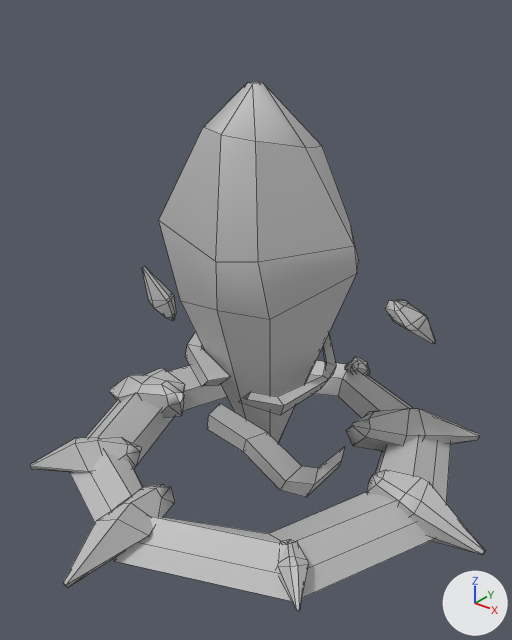
The FBX model Sector XII/Assets/Magicide/Meshes/Blockouts/NAT_Blockout_Crystal.fbx as it was, and as the next commit left it.
One viewpoint serves both versions: a camera (50 mm lens) standing at (8.56, -10.94, 10.26) and looking at (0.23, -0.53, 3.81). Arrows for +X, +Y and +Z are at lower right; the lights stay in place. Mesh edges are drawn as thin lines. Where no turn or scale is listed for an object, it has been applied to the vertices.

The first picture shows 'NAT_Crystal'.
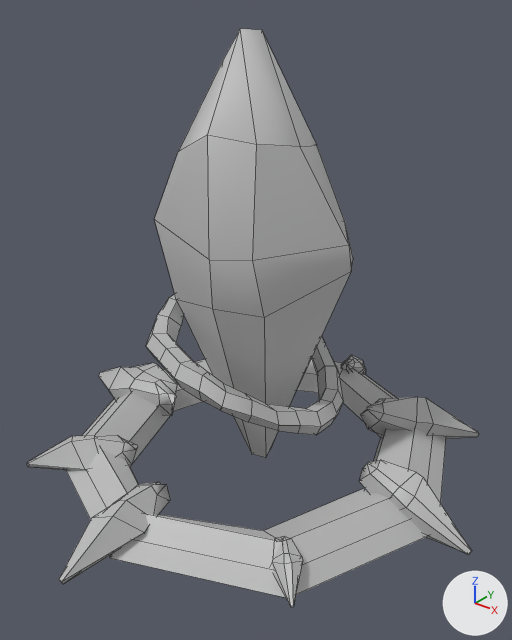
Commit message: added crystal mesh touch up

The change in detail:
Material 'lambert1' (mat_lambert1) is new.
Its base color is (0.5, 0.5, 0.5) (grey #bcbcbc).
me_mesh is used by ob_nat_crystal; location (0.0, 0.0, 0.0).
me_mesh had 455 vertices, 470 faces and spanned x -5.36..5.53, y -5.52..4.79, z -0.34..8.46.
me_mesh now has 508 vertices, 524 faces and spans x -5.78..5.28, y -5.52..4.79, z -0.24..9.35.
me_mesh part 1: the loose piece of 32 vertices spanning x -0.82..0.42, y -5.52..-2.98, z -0.05..1.03 is moved by (-0.13, 0.0, -0.05).
me_mesh part 2: the loose piece of 32 vertices spanning x -0.22..0.49, y 3.46..4.79, z 0.04..0.96 is moved by (-0.13, 0.0, -0.05).
me_mesh part 3: the loose piece of 32 vertices spanning x -3.87..-1.61, y -3.82..-2.11, z -0.07..0.94 is moved by (-0.13, 0.0, -0.05).
me_mesh part 4: the loose piece of 40 vertices spanning x -4.61..4.65, y -4.63..4.63, z -0.01..0.74 is moved by (-0.13, 0.0, -0.05).
me_mesh part 5: the loose piece of 32 vertices spanning x 2.85..5.53, y -0.4..0.45, z -0.08..1.04 is turned 8.4 degrees about the y axis through its middle, then moved by (-0.21, 0.0, -0.01).
me_mesh part 6: the loose piece of 32 vertices spanning x 1.57..3.84, y 1.1..3.77, z -0.27..1.31 is scaled about its middle by (1, 0.731, 1), then moved by (-0.02, 0.33, 0.03).
me_mesh part 7: the loose piece of 32 vertices spanning x 2.55..3.54, y -3.5..-2.51, z 0.15..0.77 is moved by (-0.13, 0.0, -0.05).
me_mesh part 8: the loose piece of 32 vertices spanning x -5.36..-2.15, y -1.07..0.35, z -0.34..1.09 is turned 9.3 degrees about the y axis through its middle, then moved by (-0.34, 0.0, 0.05).
me_mesh part 9: the loose piece of 32 vertices spanning x -2.04..2.04, y -1.86..1.9, z -0.02..8.46 is rebuilt with 32 vertices and now spans x -2.17..1.91, y -1.9..1.9, z -0.07..9.35.
me_mesh part 10: the loose piece of 24 vertices spanning x -1.95..0.69, y -1.68..1.98, z 2.28..4.6 is rebuilt with 180 vertices and now spans x -2.32..1.95, y -2.2..2.32, z 0.98..4.8, in mat_lambert1 (grey #bcbcbc).
me_mesh part 11: the loose piece of 32 vertices spanning x -3.38..-2.53, y -0.47..0.02, z 2.78..4.07 is deleted.
me_mesh part 12: the loose piece of 32 vertices spanning x 2.57..3.41, y 0.51..1.38, z 3.5..4.6 is deleted.
me_mesh part 13: the loose piece of 20 vertices spanning x 0.67..2.27, y -2.77..0.59, z 0.39..2.86 is deleted.
me_mesh part 14: the loose piece of 19 vertices spanning x 0.81..1.82, y -2.01..1.0, z 2.34..3.51 is deleted.
me_mesh now uses material mat_lambert1 (grey #bcbcbc).
Object 'NAT_Crystal' (ob_nat_crystal) moves from (0.0, 0.0, 0.0) to (0.0, 0.0, 0.05).

Changed parts and their boxes (x1, y1, x2, y2) in the pictures (512 x 640 px; the box of a moved part takes in the faces that stretch with it):
'NAT_Crystal', reshaped, moved (9% taller): before (30, 82, 485, 611); after (27, 29, 479, 607)
part 1 of me_mesh, moved or reshaped: before (63, 484, 175, 587); after (59, 482, 170, 584)
part 2 of me_mesh, moved or reshaped: before (344, 356, 370, 375); after (340, 355, 366, 374)
part 3 of me_mesh, moved or reshaped: before (30, 437, 141, 472); after (27, 435, 137, 470)
part 4 of me_mesh, moved or reshaped: before (70, 360, 451, 601); after (66, 359, 446, 598)
part 5 of me_mesh, moved or reshaped: before (366, 470, 485, 555); after (359, 460, 472, 555)
part 6 of me_mesh, moved or reshaped: before (346, 408, 480, 451); after (361, 397, 479, 439)
part 7 of me_mesh, moved or reshaped: before (277, 539, 308, 611); after (272, 536, 303, 607)
part 8 of me_mesh, moved or reshaped: before (110, 368, 185, 418); after (99, 363, 177, 416)
part 9 of me_mesh, rebuilt (19% taller): before (159, 82, 359, 443); after (155, 29, 353, 458)
part 10 of me_mesh, rebuilt: before (185, 332, 230, 386); after (146, 294, 343, 435)
part 11 of me_mesh, deleted: before (142, 266, 176, 321)
part 12 of me_mesh, deleted: before (385, 300, 436, 344)
part 13 of me_mesh, deleted: before (207, 403, 344, 497)
part 14 of me_mesh, deleted: before (238, 334, 336, 415)
